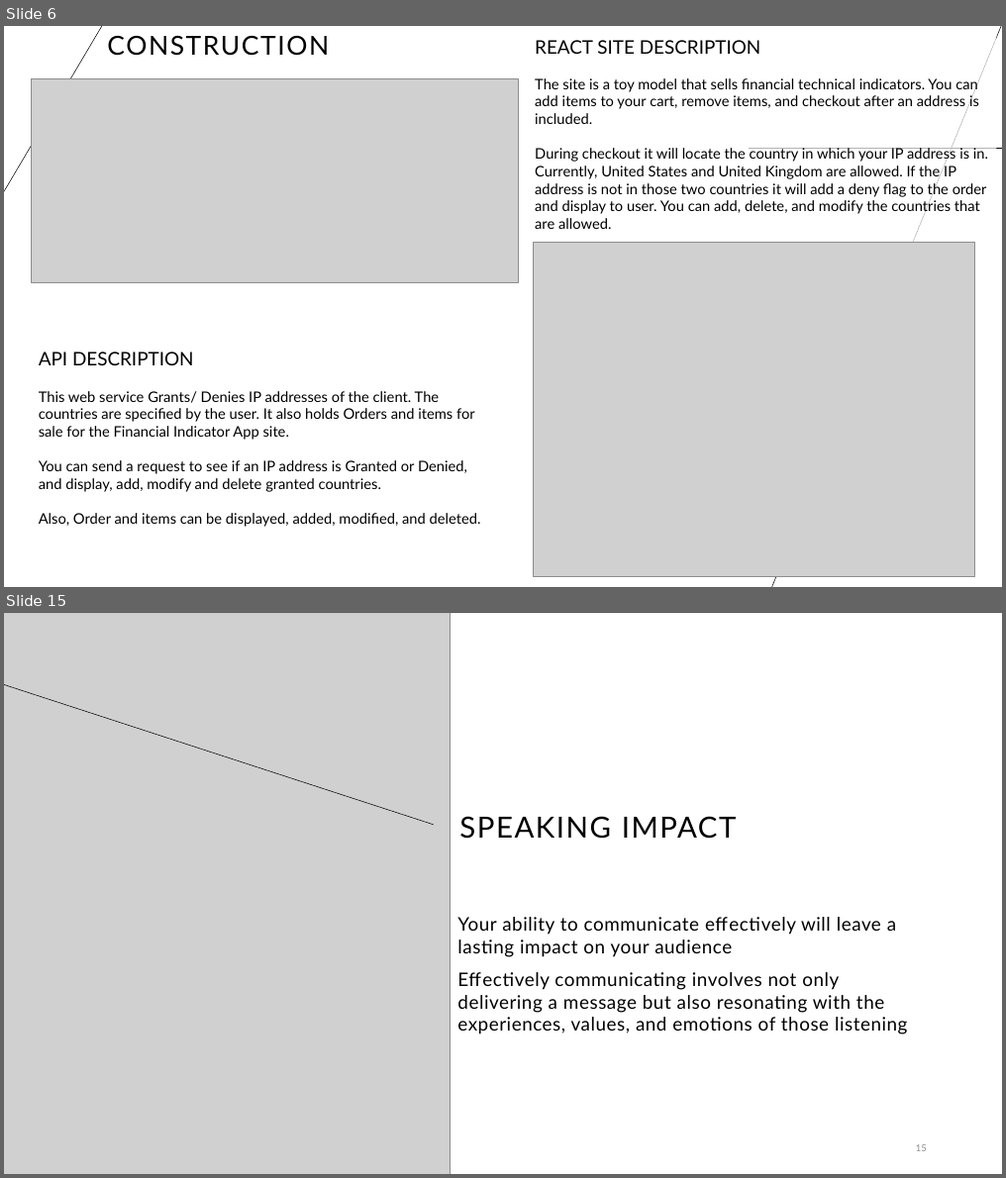
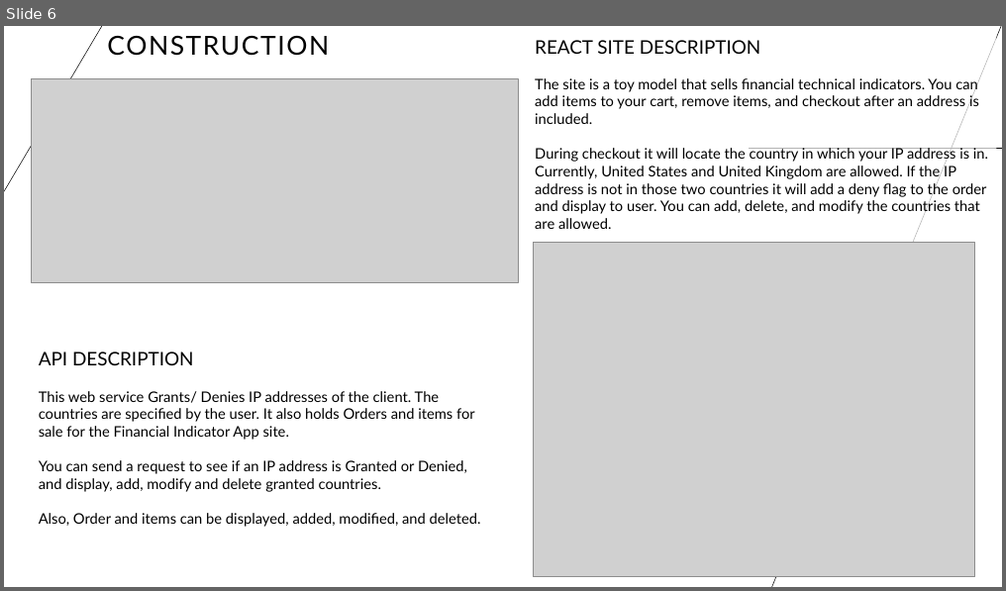
Before and after one commit to supracharger/WebAPI_FinalProject_REACT, a slide deck: Overview.pptx. Shown one above the other, each under a label of ours: slides 6 and 15 before the commit, slide 6 after it; the slides between them are not shown. The pictures are 1006x1178 and 1006x591 pixels, drawn with LibreOffice and Linux fonts; fonts in the diff are those of the drawing; grey boxes stand for pictures. Boxes give left, top, right and bottom in pixels: in the first picture for what was removed or moved away, otherwise in the second. Text is boxed around its words. In the diff, an @@ line names an element or a change of style, - is before the commit and + after.

```diff
--- a/Overview.pptx
+++ b/Overview.pptx
@@ slide 15 removed at (4,613,1002,1174), background #FFFFFF @@
@@ picture removed at (4,613,450,1174) @@
@@ line removed from (400, 932) to (257, 613) @@
@@ line removed from (434, 825) to (4, 685) @@
@@ title removed at (459,816,737,839) @@
-SPEAKING IMPACT
@@ text removed at (457,917,907,1035) @@
-Your ability to communicate effectively will leave a lasting impact on your audience
-Effectively communicating involves not only delivering a message but also resonating with the experiences, values, and emotions of those listening
@@ page number removed at (916,1145,927,1152) @@
-15
```
Also in this commit, not shown: 6 slides added, 12 other slides removed, 4 other files.
